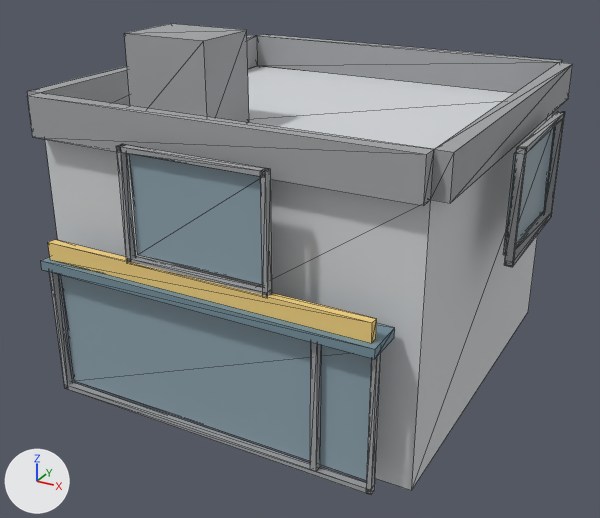
Before and after pictures for a commit that changed the glTF model public/buildings/commercial_1x1_a.glb.
One viewpoint serves both versions: a 50 mm camera at (9.79, -9.37, 7.99) aimed at (3.19, 2.64, 1.98). Lighting does not change. The marker at lower left points along +X, +Y and +Z. The older version comes first. Mesh edges are drawn as thin lines. Vertices at exactly the same position are counted once.

Names of what the first picture shows: 'commercial_1x1_a_0'.
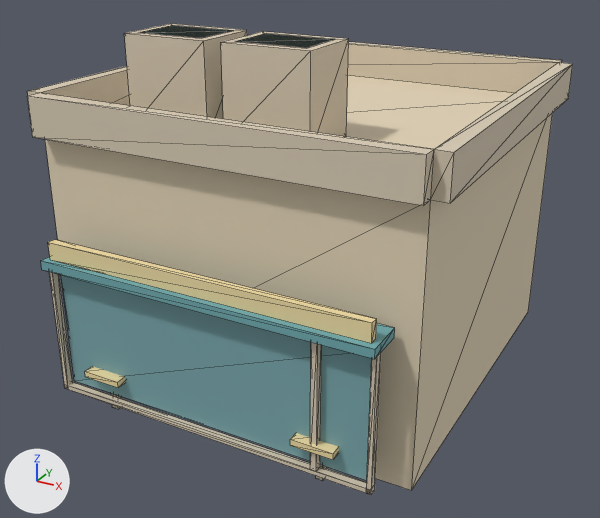
Pixel boxes (x1, y1, x2, y2) of what changed, in the pictures (600 x 518 px):
'commercial_1x1_a_0', recoloured, reshaped (grey to beige): (27, 24, 573, 495) in both
part 1 of me_commercial_1x1_a_0, added (mostly hidden): after (111, 393, 122, 409)
part 2 of me_commercial_1x1_a_0, added (beige): after (221, 31, 349, 137)
part 3 of me_commercial_1x1_a_0, added (beige): after (85, 366, 126, 388)
part 4 of me_commercial_1x1_a_0, added (beige): after (290, 433, 339, 460)
part 5 of me_commercial_1x1_a_0, deleted: before (116, 111, 565, 296)
part 6 of me_commercial_1x1_a_0, added: after (138, 25, 334, 48)

Diff of the bpy script that builds the scene:
```diff
--- a/public/buildings/commercial_1x1_a.glb.py
+++ b/public/buildings/commercial_1x1_a.glb.py
@@ mat_commercial_1x1_a_wall @@
 mat_commercial_1x1_a_wall = principled_material('commercial_1x1_a_wall')
-mat_commercial_1x1_a_wall.base_color = (0.66, 0.68, 0.7)  # light grey #d4d7da
+mat_commercial_1x1_a_wall.base_color = (0.77, 0.66, 0.48)  # beige #e3d4b8
 mat_commercial_1x1_a_wall.roughness = 0.85
@@ mat_commercial_1x1_a_trim @@
 mat_commercial_1x1_a_trim = principled_material('commercial_1x1_a_trim')
-mat_commercial_1x1_a_trim.base_color = (0.363, 0.374, 0.385)  # grey #a2a5a7
+mat_commercial_1x1_a_trim.base_color = (0.69, 0.6, 0.46)  # beige #d8cbb5
 mat_commercial_1x1_a_trim.roughness = 0.85
@@ me_commercial_1x1_a_0 @@
 # used by ob_commercial_1x1_a_0; location = (0.0, 0.0, 0.0)
 # verts and faces of me_commercial_1x1_a_0; kept vertices keep their numbers, new ones are numbered from 260
-me_commercial_1x1_a_0.from_pydata(...)  # 260 vertices, 408 faces; spans x -0.62..7.12, y -0.75..7.12, z 0.0..6.0
+me_commercial_1x1_a_0.from_pydata(...)  # 148 vertices, 232 faces; spans x -0.25..6.75, y -0.75..6.75, z 0.0..6.0
+# me_commercial_1x1_a_0 part 1: a new loose piece, a box spanning x 1.24..1.36, y -0.43..-0.31, z 0.0..0.65, in mat_commercial_1x1_a_trim (beige #d8cbb5)
+# me_commercial_1x1_a_0 part 2: a new loose piece, a box spanning x 2.78..4.28, y 0.98..2.17, z 4.5..6.0, in mat_commercial_1x1_a_trim (beige #d8cbb5)
+# me_commercial_1x1_a_0 part 3: a new loose piece, a box spanning x 0.95..1.65, y -0.68..-0.1, z 0.65..0.76, in mat_commercial_1x1_a_sign (beige #f0dda6)
+# me_commercial_1x1_a_0 part 4: a new loose piece, a box spanning x 4.85..5.55, y -0.68..-0.1, z 0.65..0.76, in mat_commercial_1x1_a_sign (beige #f0dda6)
+# me_commercial_1x1_a_0 part 5: 20 loose pieces with 160 vertices, spanning x -0.62..7.12, y -0.62..7.12, z 2.92..4.73, are deleted
+# me_commercial_1x1_a_0 part 6
+verts[260] = (1.12, 1.12, 6.0)  # pixel (137, 32)
+verts[261] = (2.33, 1.12, 6.0)  # pixel (201, 38)
+verts[262] = (2.92, 1.12, 6.0)  # pixel (234, 41)
+verts[263] = (4.12, 1.12, 6.0)  # pixel (306, 48)
+for new, old in zip([*range(264, 268)], [*range(260, 264)]): verts[new] = verts[old] + (0.0, 0.91, 0.0)
+faces += [(260, 264, 265), (260, 265, 261), (262, 266, 267), (262, 267, 263)]  # mat_commercial_1x1_a_glass (cyan #7caaaf)
+# other edits to the shape of me_commercial_1x1_a_0 do not show in these pictures
 me_commercial_1x1_a_0.materials.append(mat_commercial_1x1_a_wall)
```
